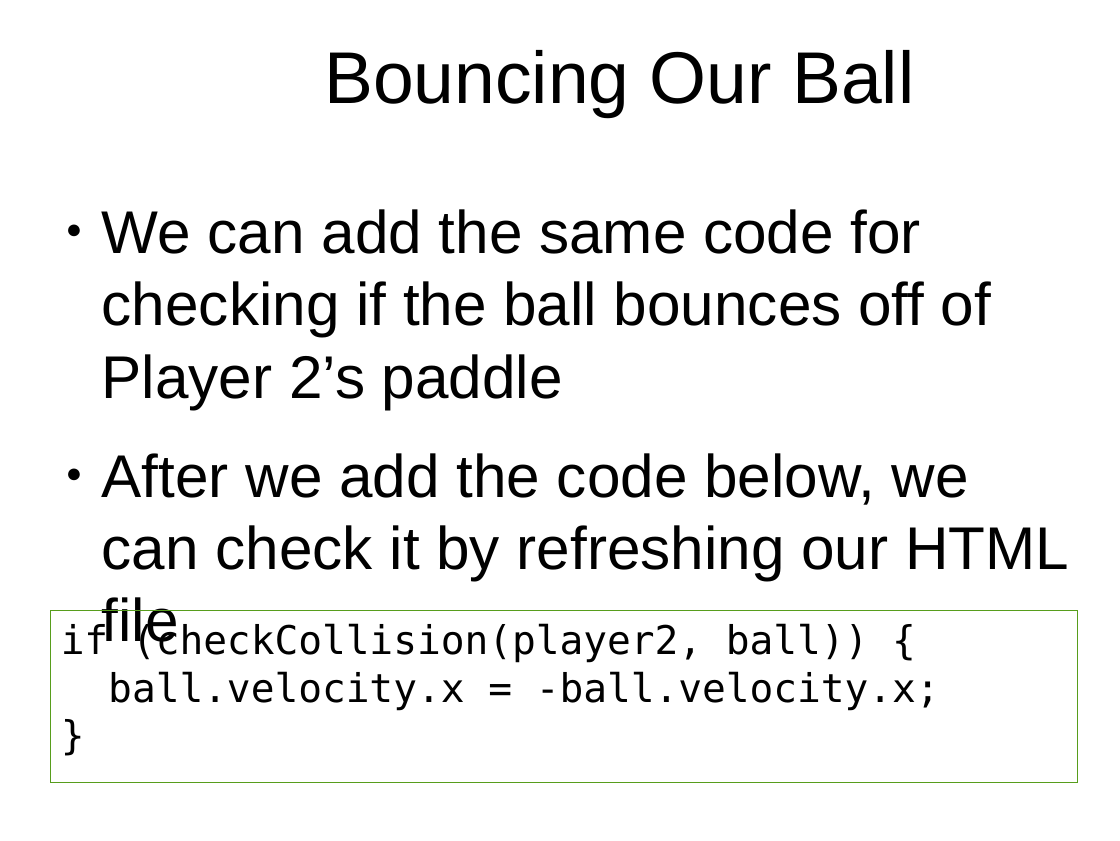
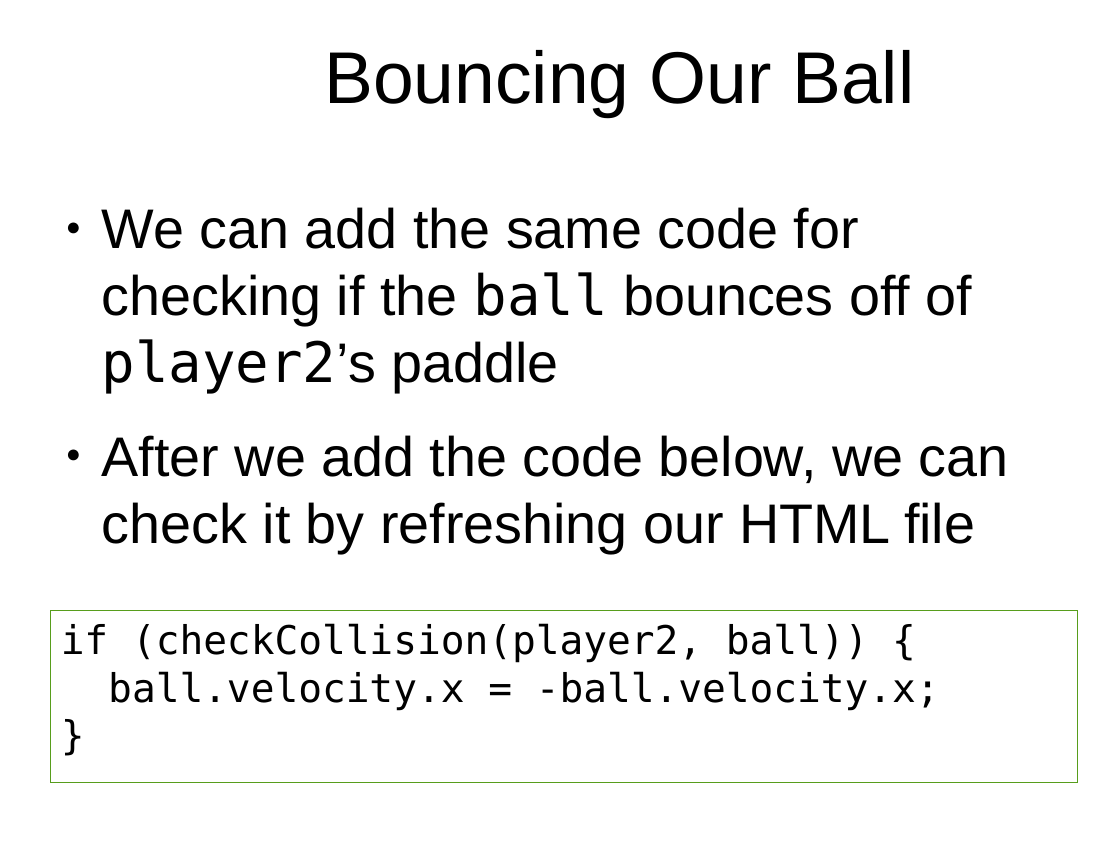
Before and after one commit to hillylew/PaddleBattle, a slide deck: slide 21 of PaddleBattle - Explorathon.odp (slide 20 before the commit). Drawn at 1120x841 pixels with LibreOffice and Linux fonts; fonts in the diff are those of the drawing; background and template pictures are left out. Boxes give left, top, right and bottom in pixels: in the first picture for what was removed or moved away, otherwise in the second. Text is boxed around its words. In the diff, an @@ line names an element or a change of style, - is before the commit and + after.

```diff
--- a/PaddleBattle - Explorathon.odp
+++ b/PaddleBattle - Explorathon.odp
@@ text at (102,207,971,394): text changed; size 42.7 to 39.5 pt @@
-● We can add the same code for checking if the ball bounces off of Player 2’s paddle
+● We can add the same code for checking if the ball bounces off of player2’s paddle
@@ text at (102,435,1009,553): size 42.7 to 39.5 pt in "After we add the code below, we ..." @@
```
Also in this commit, not shown: 18 other slides changed, 3 other files.
